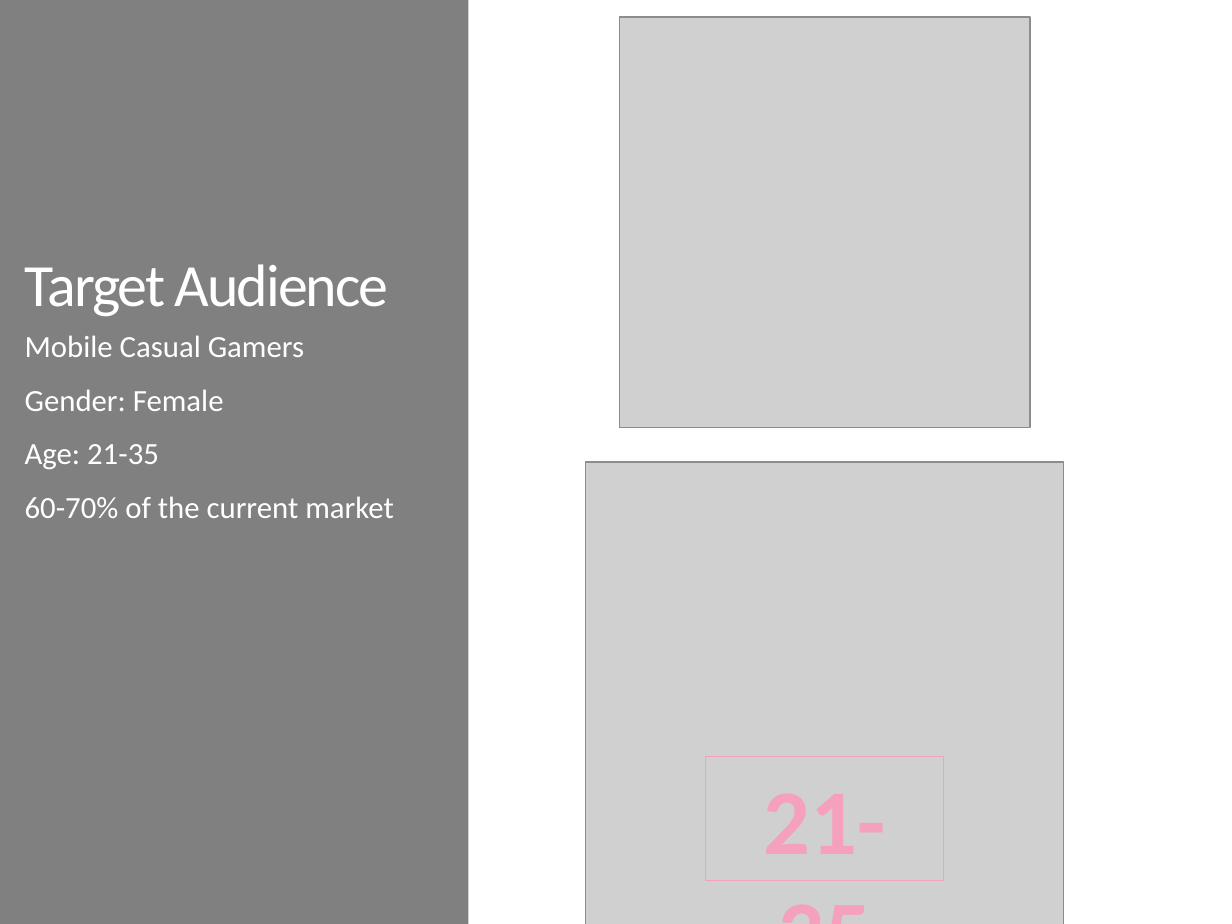
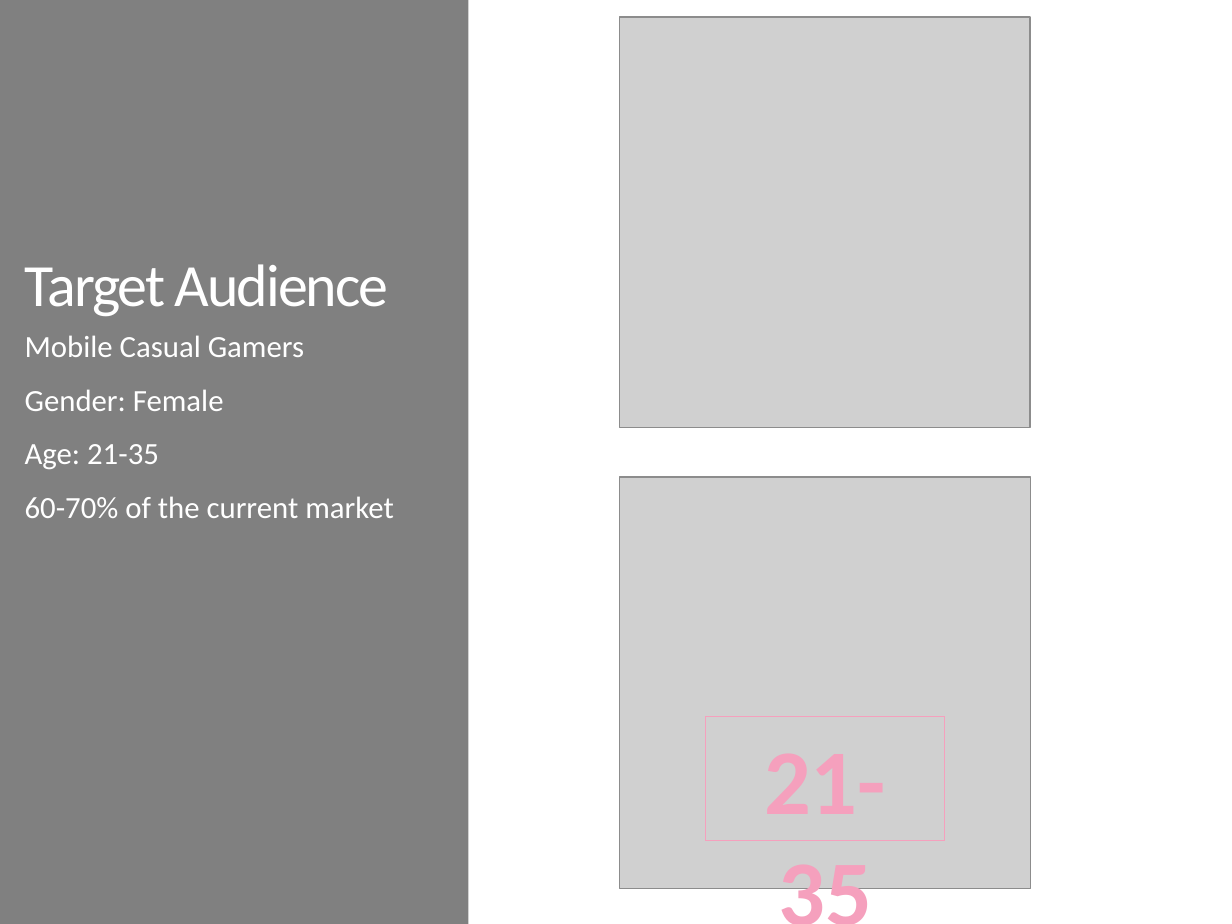
Before and after one commit to UoSGroupProjects1718/mgp-mgp-group-3, a slide deck: slide 5 of Presentations/Alpha presentation/alphaPresentation.pptx. Drawn at 1232x924 pixels with LibreOffice and Linux fonts; fonts in the diff are those of the drawing; grey boxes stand for pictures. Boxes give left, top, right and bottom in pixels: in the first picture for what was removed or moved away, otherwise in the second. Text is boxed around its words. In the diff, an @@ line names an element or a change of style, - is before the commit and + after.

```diff
--- a/Presentations/Alpha presentation/alphaPresentation.pptx
+++ b/Presentations/Alpha presentation/alphaPresentation.pptx
@@ picture: place and size @@
-picture at box(585, 462, 1063, 924)
+picture at box(620, 477, 1031, 888)
@@ rectangle "21-35": place and size @@
-rectangle "21-35" at box(705, 756, 944, 881)
+rectangle "21-35" at box(706, 716, 945, 840)
```
Also in this commit, not shown: 2 other slides changed.
